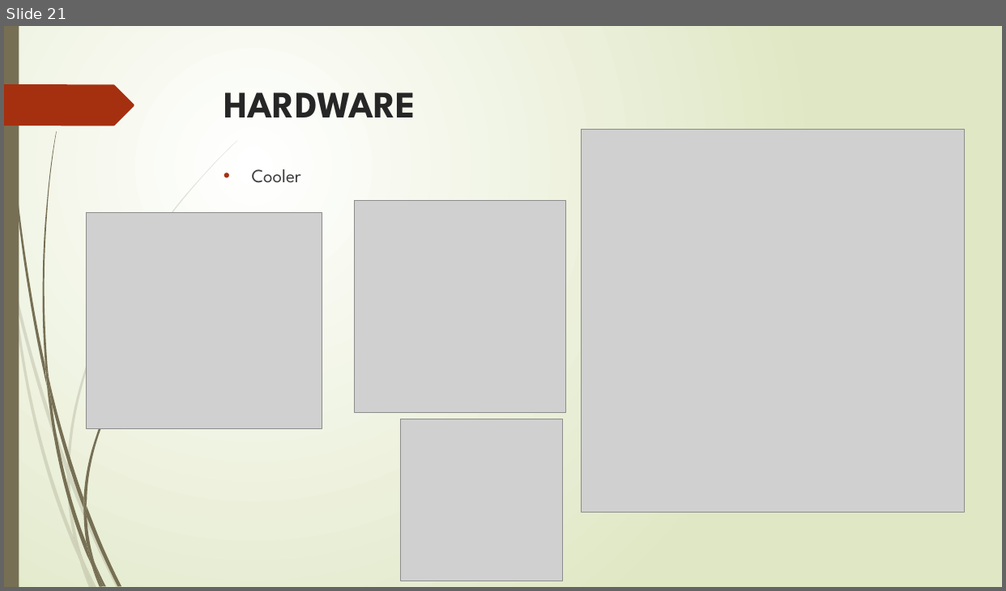
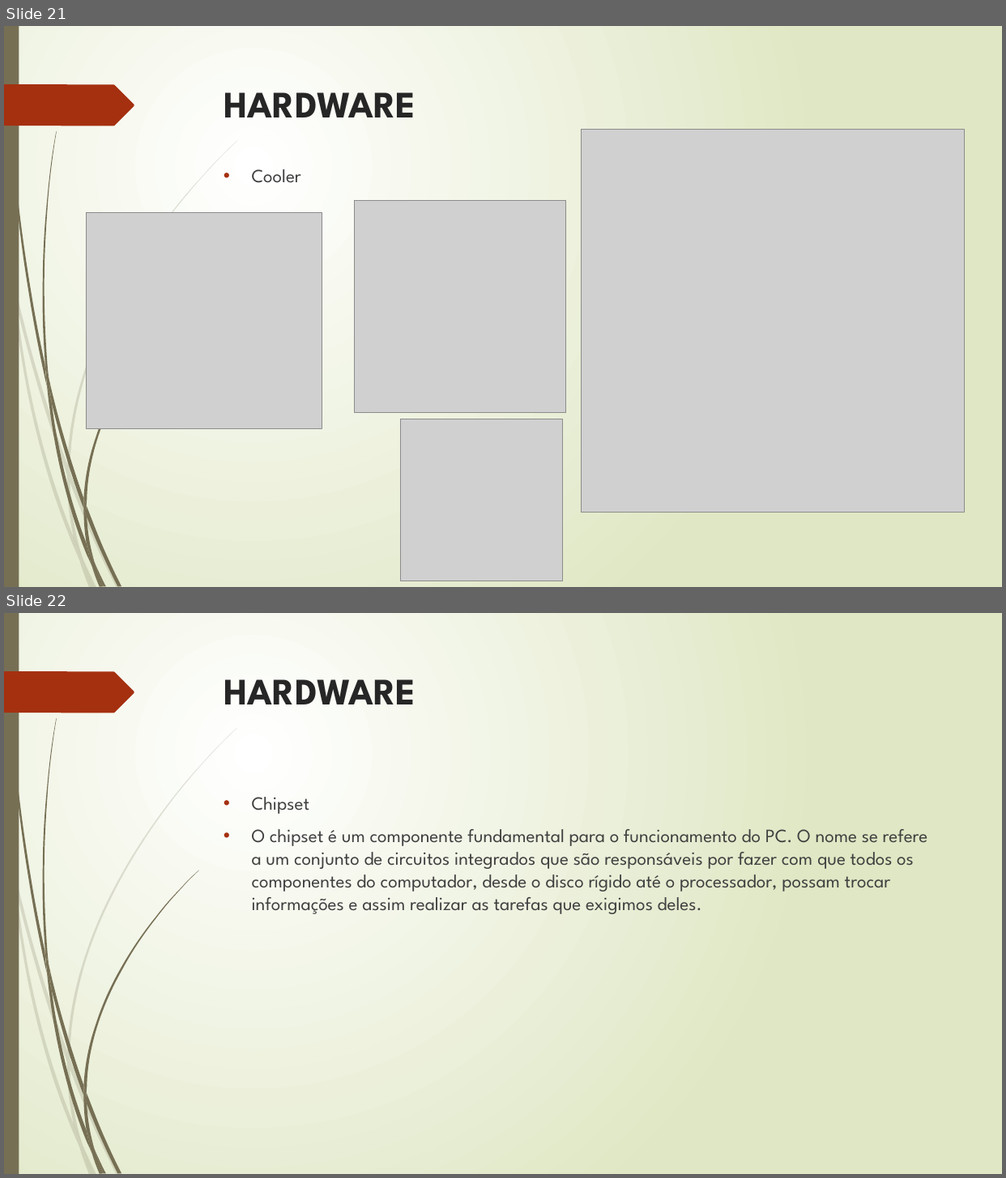
Before and after one commit to luisfernandospoljaric/Aulas-Luis, a slide deck: Hardware Luis/Aula 2/Hardware.pptx. Shown one above the other, each under a label of ours: slide 21 before the commit, slides 21 and 22 after it. The pictures are 1006x591 and 1006x1178 pixels, drawn with LibreOffice and Linux fonts; fonts in the diff are those of the drawing; grey boxes stand for pictures. Boxes give left, top, right and bottom in pixels: in the first picture for what was removed or moved away, otherwise in the second. Text is boxed around its words. In the diff, an @@ line names an element or a change of style, - is before the commit and + after.

```diff
--- a/Hardware Luis/Aula 2/Hardware.pptx
+++ b/Hardware Luis/Aula 2/Hardware.pptx
@@ slide 22 added at box(4, 613, 1002, 1174), background gradient #FFFFFF to #DFE8C4; not listed: 24 template elements that a slide beside it also shows @@
@@ title added at box(224, 679, 415, 705), 36 pt, text #262626, bold @@
+HARDWARE
@@ text added at box(252, 797, 928, 914), 18 pt, text #404040 @@
+• Chipset
+• O chipset é um componente fundamental para o funcionamento do PC. O nome se refere a um conjunto de circuitos integrados que são responsáveis por fazer com que todos os componentes do computador, desde o disco rígido até o processador, possam trocar informações e assim realizar as tarefas que exigimos deles.
```
Also in this commit, not shown: 4 slides changed, 6 other slides added, 2 other files.
